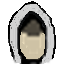
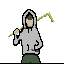
Layered file, before and after one edit (64x64). Changes by layer:
hid "Icon refined" over [8, 1, 56, 64]
showed "Image copy", painted on it over [0, 1, 64, 64]
